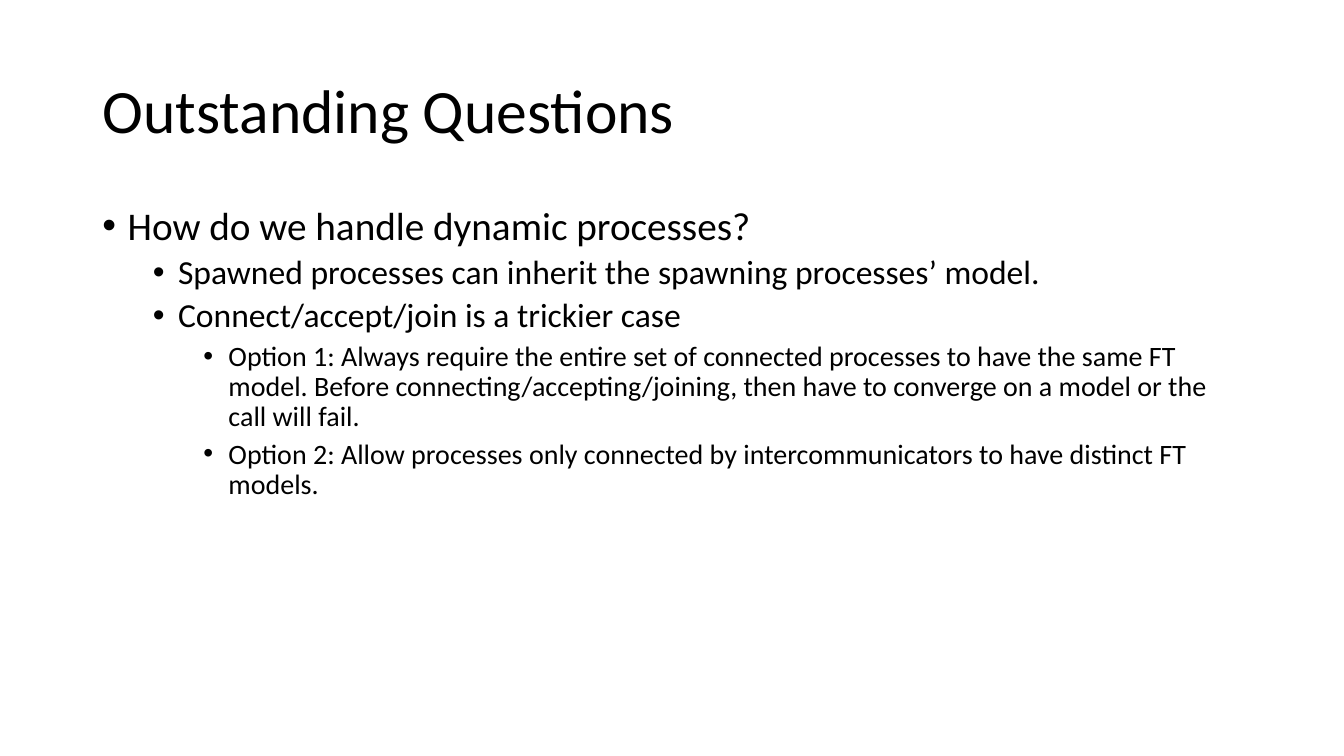
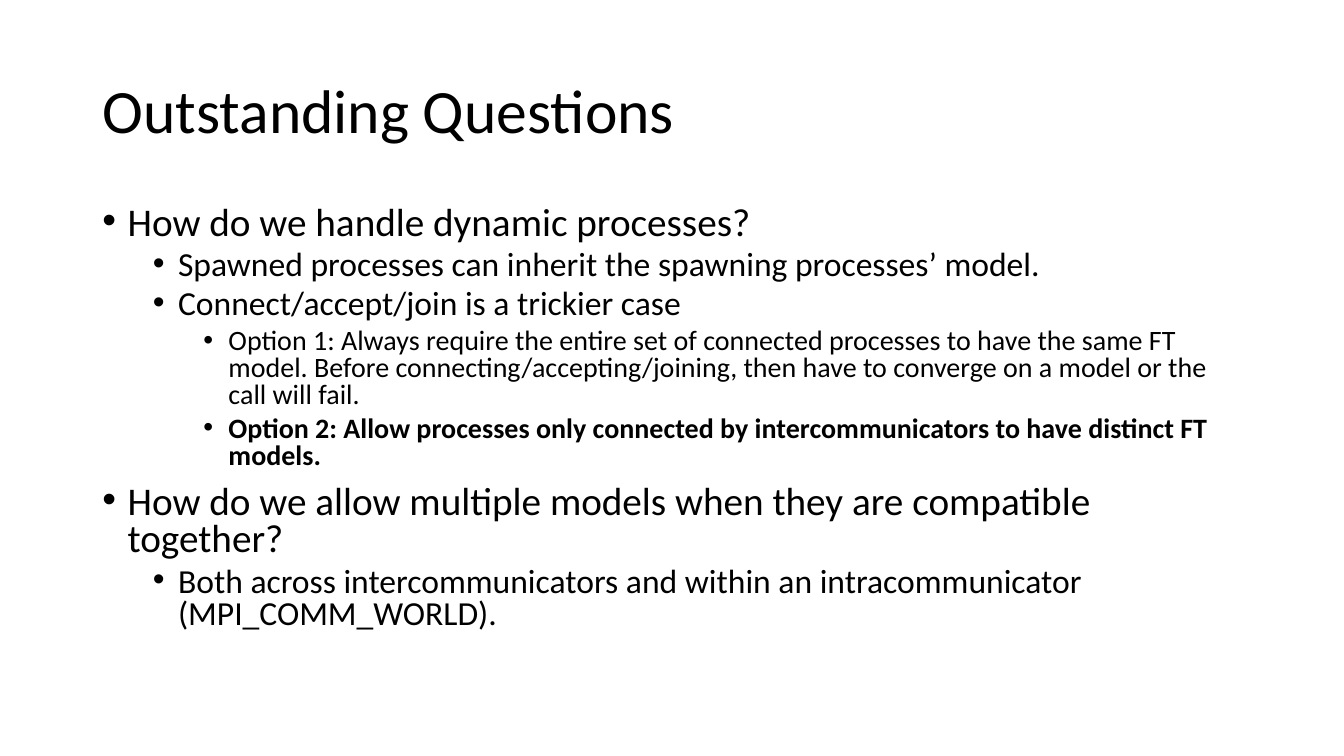
Before and after one commit to mpiwg-ft/ft-issues, a slide deck: slide 6 of slides/2018-02-26-FT-Interop.pptx. Drawn at 1344x756 pixels with LibreOffice and Linux fonts; fonts in the diff are those of the drawing. Boxes give left, top, right and bottom in pixels: in the first picture for what was removed or moved away, otherwise in the second. Text is boxed around its words. In the diff, an @@ line names an element or a change of style, - is before the commit and + after.

Commit message:
Add slides from 2018-02

```diff
--- a/slides/2018-02-26-FT-Interop.pptx
+++ b/slides/2018-02-26-FT-Interop.pptx
@@ text at bbox=[128, 208, 1207, 466]: bold on in "Option 2: Allow processes only connected by ..."; line spacing 0.9 to 0.8 @@
@@ text at bbox=[128, 487, 1090, 630]: paragraphs added @@
+• How do we allow multiple models when they are compatible together?
+  • Both across intercommunicators and within an intracommunicator (MPI_COMM_WORLD).
```
Also in this commit, not shown: 1 other slide changed, 2 other files.
